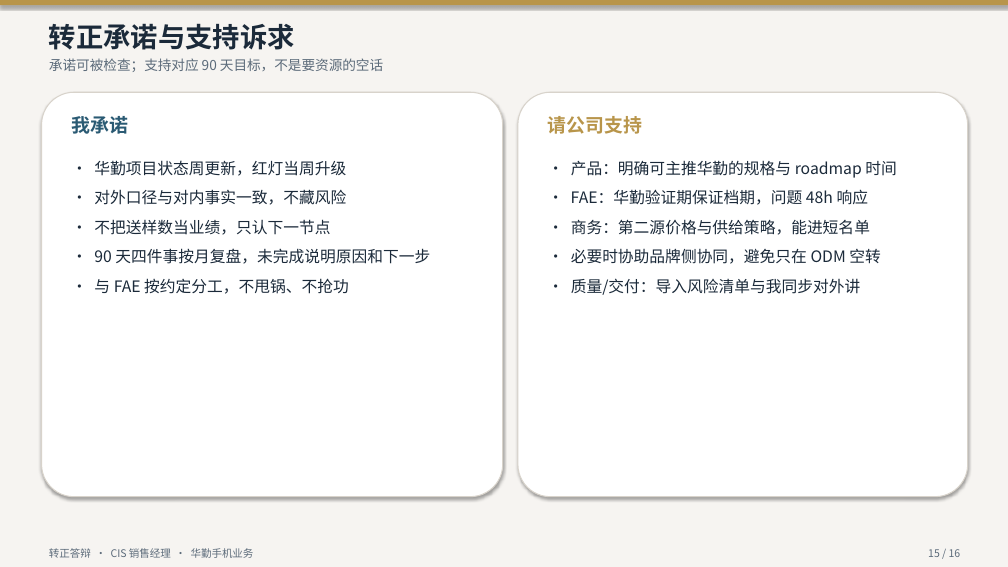
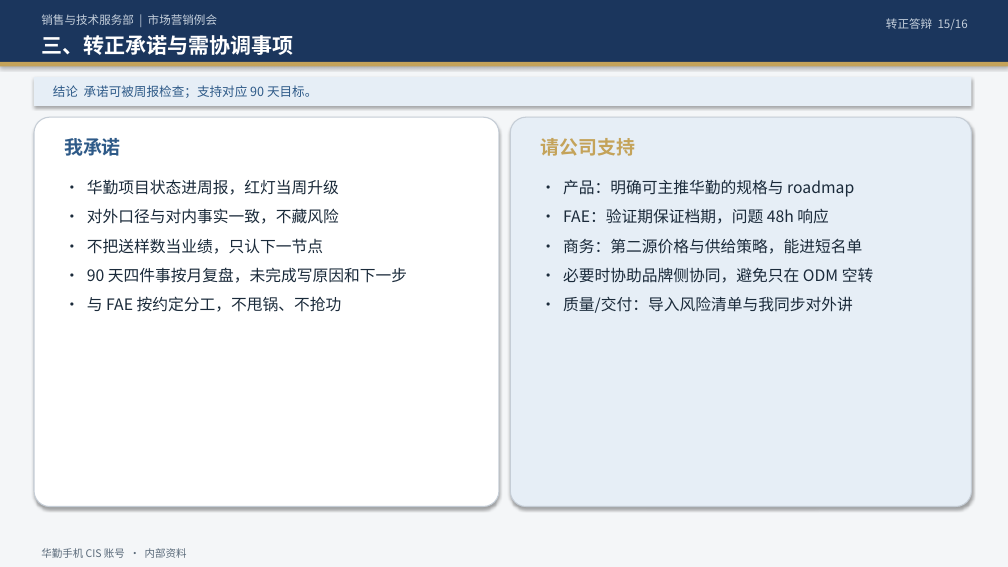
Before and after one commit to ChrisXiaoSu/git20260729, a slide deck: slide 15 of CIS销售经理-华勤手机业务-转正答辩.pptx. Drawn at 1008x567 pixels with LibreOffice and Linux fonts; fonts in the diff are those of the drawing. Boxes give left, top, right and bottom in pixels: in the first picture for what was removed or moved away, otherwise in the second. Text is boxed around its words. In the diff, an @@ line names an element or a change of style, - is before the commit and + after.

```diff
--- a/CIS销售经理-华勤手机业务-转正答辩.pptx
+++ b/CIS销售经理-华勤手机业务-转正答辩.pptx
@@ rectangle at [0, 0, 1008, 567]: fill #F6F4F1 to #F4F6F8 @@
@@ rectangle: place and size @@
-rectangle at [0, 0, 1008, 5]
+rectangle at [0, 0, 1008, 62]
@@ rectangle at [0, 0, 1008, 62]: fill #B8954A to #1B365D @@
@@ text added at [41, 14, 217, 25], 11 pt, text #C5D0DC @@
+销售与技术服务部 | 市场营销例会
@@ text at [886, 18, 968, 30]: text changed; size 10 to 11 pt; text colour #5C6B7A to #C5D0DC @@
-15 / 16
+转正答辩 15/16
@@ text at [41, 35, 293, 55]: text changed; size 26 to 20 pt; text colour #1B2A3A to #FFFFFF @@
-转正承诺与支持诉求
+三、转正承诺与需协调事项
@@ rectangle added at [0, 62, 1008, 67], fill #C4A35A @@
@@ rectangle added at [34, 77, 972, 106], fill #E6EEF6 @@
@@ text at [53, 85, 317, 98]: text changed; size 13 to 12 pt; text colour #5C6B7A to #2E5A88 @@
-承诺可被检查；支持对应 90 天目标，不是要资源的空话
+结论 承诺可被周报检查；支持对应 90 天目标。
@@ rounded rectangle: place and size @@
-rounded rectangle at [518, 92, 968, 497]
+rounded rectangle at [34, 117, 499, 507]
@@ rounded rectangle at [34, 117, 499, 507]: outline #D8D3CB 1 pt to #C5CDD6 1 pt; proportions changed @@
@@ rounded rectangle removed at [42, 92, 503, 497] @@
@@ rounded rectangle added at [510, 117, 972, 507], fill #E6EEF6, outline #C5CDD6 1 pt @@
@@ text "我承诺": place and size @@
-text "我承诺" at [72, 116, 129, 134]
+text "我承诺" at [64, 138, 121, 156]
@@ text "我承诺" at [64, 138, 121, 156]: text colour #2A5A73 to #2E5A88; less space between paragraphs @@
@@ text "请公司支持": place and size @@
-text "请公司支持" at [548, 116, 643, 134]
+text "请公司支持" at [540, 138, 635, 156]
@@ text "请公司支持" at [540, 138, 635, 156]: text colour #B8954A to #C4A35A; less space between paragraphs @@
@@ text "· 华勤项目状态进周报，红灯当周升级": place and size @@
-text "· 华勤项目状态进周报，红灯当周升级" at [94, 160, 430, 294]
+text "· 华勤项目状态进周报，红灯当周升级" at [87, 179, 407, 312]
@@ text at [87, 179, 339, 195]: text changed; text colour #1B2A3A to #1A2A3A @@
-· 华勤项目状态周更新，红灯当周升级
+· 华勤项目状态进周报，红灯当周升级
@@ text "· 产品：明确可主推华勤的规格与 roadmap": place and size @@
-text "· 产品：明确可主推华勤的规格与 roadmap" at [571, 160, 896, 295]
+text "· 产品：明确可主推华勤的规格与 roadmap" at [563, 179, 873, 313]
@@ text at [563, 179, 854, 224]: text changed; text colour #1B2A3A to #1A2A3A @@
-· 产品：明确可主推华勤的规格与 roadmap 时间
-· FAE：华勤验证期保证档期，问题 48h 响应
+· 产品：明确可主推华勤的规格与 roadmap
+· FAE：验证期保证档期，问题 48h 响应
@@ text at [87, 208, 342, 312]: text colour #1B2A3A to #1A2A3A in "· 对外口径与对内事实一致，不藏风险", "· 不把送样数当业绩，只认下一节点", "· 与 FAE 按约定分工，不甩锅、不抢功" @@
@@ text at [563, 239, 873, 313]: text colour #1B2A3A to #1A2A3A in "· 商务：第二源价格与供给策略，能进短名单", "· 必要时协助品牌侧协同，避免只在 ODM 空转", "· 质量/交付：导入风险清单与我同步对外讲" @@
@@ text at [87, 267, 407, 283]: text changed; text colour #1B2A3A to #1A2A3A @@
-· 90 天四件事按月复盘，未完成说明原因和下一步
+· 90 天四件事按月复盘，未完成写原因和下一步
@@ text at [41, 548, 187, 558]: text changed; text colour #5C6B7A to #5A6A7A @@
-转正答辩 · CIS 销售经理 · 华勤手机业务
+华勤手机 CIS 账号 · 内部资料
```
Also in this commit, not shown: 13 other slides changed, 2 slides added, 2 slides removed, 3 other files.
